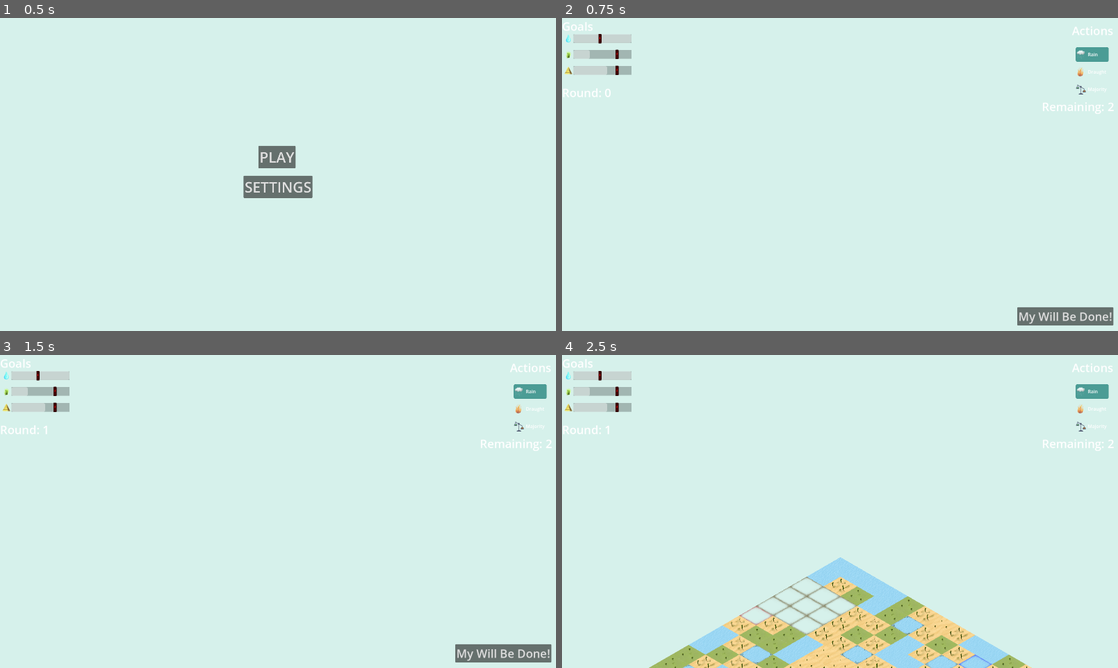
Above: before the commit, frames 1-4 (two rows, left to right).
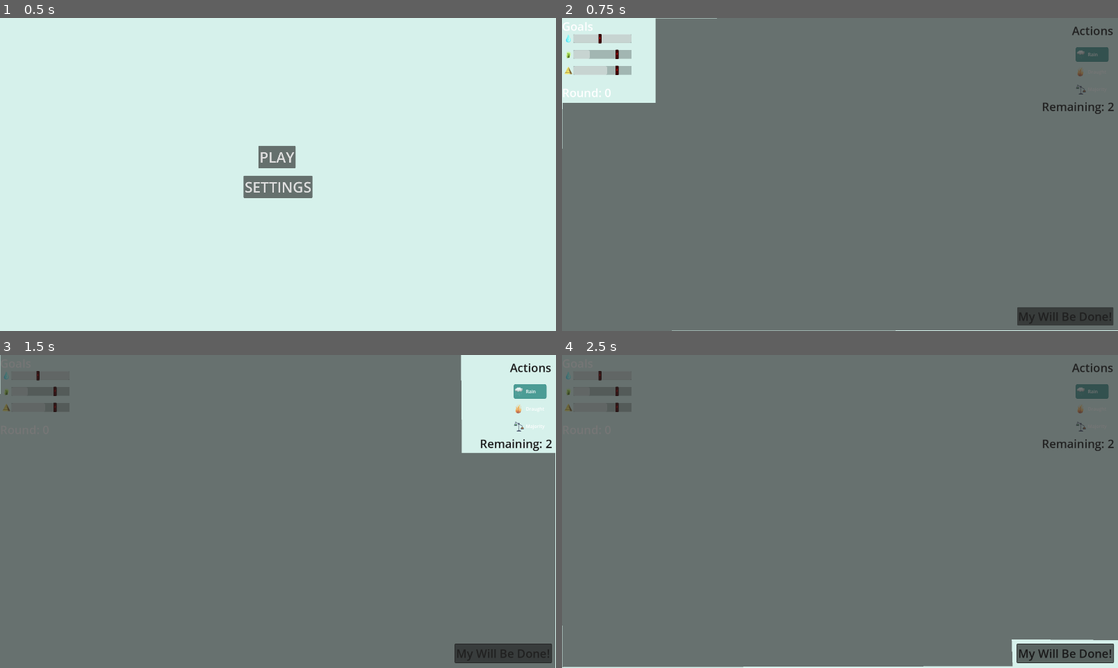
Above: after the commit, the same moments.

Repository: matouseek/game_jam_24
Game: Godot game, scene res://scenes/menu.tscn
Same seed, same stepped clock (60 frames per second), same inputs: the game is played once before the commit and once after it. The engine's default icon, where the game draws it, is replaced by a stand-in: a white triangle on a blue panel in a dark square.
Inputs (mouse positions are in pixels of both pictures, inside the frame that each line leads up to):
- Up to frame 1 (0.5 s): no input
- Up to frame 2 (0.75 s): click "PLAY" at 0.5 s
- Up to frame 3 (1.5 s): click (505, 652) at 1.25 s, where only the run before the commit has a clickable "My Will Be Done!"
- Up to frame 4 (2.5 s): click (1067, 652) at 2 s, where only the run before the commit has a clickable "My Will Be Done!"

Frame 1 is identical in both runs. In frame 2, 95% of the frame differs, in the area x 0-100%, y 0-100%; in frame 3, 95%; in frame 4, 99%.

Commit message:
Tutorial prepared

Diff:
--- a/project.godot
+++ b/project.godot
@@ -21,6 +21,7 @@
 HUD="*res://scenes/hud.tscn"
 G="*res://scripts/goals.gd"
 AS="*res://scenes/audio_settings.tscn"
+T="*res://scenes/tutorial.tscn"
 
 [display]
 
--- a/scenes/hud.tscn
+++ b/scenes/hud.tscn
@@ -20,6 +20,7 @@
 script = ExtResource("1_n2wg5")
 
 [node name="Actions" type="Node2D" parent="."]
+modulate = Color(0.103744, 0.103744, 0.103744, 1)
 position = Vector2(1761, 16)
 
 [node name="Label" type="Label" parent="Actions"]
@@ -118,10 +119,11 @@
 region_rect = Rect2(23.9042, 26.6709, 209.595, 208.901)
 
 [node name="ItemList" type="ItemList" parent="."]
-offset_left = 1769.0
-offset_top = 96.0
-offset_right = 1893.0
-offset_bottom = 380.0
+anchors_preset = -1
+anchor_left = 0.921354
+anchor_top = 0.0888889
+anchor_right = 0.985937
+anchor_bottom = 0.351852
 theme_override_colors/guide_color = Color(0, 0, 0, 0)
 theme_override_colors/font_color = Color(1, 1, 1, 1)
 theme_override_constants/icon_margin = 5
@@ -138,29 +140,55 @@
 item_1/icon = ExtResource("9_v6t22")
 item_2/text = "Majority"
 item_2/icon = ExtResource("11_et0tm")
+metadata/_edit_use_anchors_ = true
 
 [node name="WillBeDone" type="Button" parent="."]
-offset_left = 1572.0
-offset_top = 998.0
-offset_right = 1904.0
-offset_bottom = 1061.0
+modulate = Color(0.101961, 0.101961, 0.101961, 1)
+anchors_preset = -1
+anchor_left = 0.81875
+anchor_top = 0.924074
+anchor_right = 0.991667
+anchor_bottom = 0.982407
 theme_override_font_sizes/font_size = 40
 text = "My Will Be Done!"
+metadata/_edit_use_anchors_ = true
 
 [node name="RoundLabel" type="Label" parent="."]
-offset_top = 230.0
-offset_right = 147.0
-offset_bottom = 285.0
+anchors_preset = -1
+anchor_top = 0.212963
+anchor_right = 0.0885417
+anchor_bottom = 0.263889
+offset_top = -1.52588e-05
+offset_right = -23.0
 theme_override_font_sizes/font_size = 40
 text = "Round: 0"
+metadata/_edit_use_anchors_ = true
 
 [node name="RemainingActionsLabel" type="Label" parent="."]
-offset_left = 1657.0
-offset_top = 278.0
-offset_right = 1907.0
-offset_bottom = 333.0
+modulate = Color(0.101961, 0.101961, 0.101961, 1)
+anchors_preset = -1
+anchor_left = 0.863021
+anchor_top = 0.257407
+anchor_right = 0.993229
+anchor_bottom = 0.308333
 theme_override_font_sizes/font_size = 40
 text = "Remaining: 0"
+metadata/_edit_use_anchors_ = true
+
+[node name="P1" type="Polygon2D" parent="."]
+visible = false
+modulate = Color(0.145098, 0.145098, 0.145098, 0.627451)
+polygon = PackedVector2Array(2, 293, 323, 293, 323, 1, 1921, -2, 1921, 1077, -5, 1080)
+
+[node name="P2" type="Polygon2D" parent="."]
+visible = false
+modulate = Color(0.145098, 0.145098, 0.145098, 0.627451)
+polygon = PackedVector2Array(1592, -2, 1595, 337, 1918, 337, 1918, 1080, -2, 1083, 1, -11)
+
+[node name="P3" type="Polygon2D" parent="."]
+visible = false
+modulate = Color(0.145098, 0.145098, 0.145098, 0.627451)
+polygon = PackedVector2Array(-2, -5, 1921, -5, 1921, 984, 1553, 981, 1556, 1074, 1, 1077)
 
 [connection signal="item_clicked" from="ItemList" to="." method="_on_item_list_item_clicked"]
 [connection signal="pressed" from="WillBeDone" to="." method="_on_will_be_done_pressed"]
--- /dev/null
+++ b/scenes/tutorial.tscn
@@ -0,0 +1,6 @@
+[gd_scene load_steps=2 format=3 uid="uid://c6c3p1sd5den6"]
+
+[ext_resource type="Script" path="res://scripts/tutorial.gd" id="1_xp6vi"]
+
+[node name="Tutorial" type="CanvasLayer"]
+script = ExtResource("1_xp6vi")
--- a/scripts/game_manager.gd
+++ b/scripts/game_manager.gd
@@ -28,6 +28,12 @@
 	HUD.visible = true
 	$Environment.visible = true
 	AS.play_music("res://assets/Sounds/game_placeholder.mp3")
+	if (PS.tutorial):
+		AS.process_mode = Node.PROCESS_MODE_DISABLED
+		T.process_mode = Node.PROCESS_MODE_ALWAYS
+		$CameraUnlock.stop()
+		get_tree().paused = true
+
 
 func _input(event: InputEvent) -> void:
 	if (!limit_camera):
--- a/scripts/hud.gd
+++ b/scripts/hud.gd
@@ -13,6 +13,21 @@
 	G.TileTypes.MEADOW :  $Goals/Meadow/ProgressBar,
 	G.TileTypes.DESERT :  $Goals/Desert/ProgressBar
 }
+
+func first_step():
+	$P1.visible = true
+
+func second_step():
+	$P1.visible = false
+	$P2.visible = true
+
+func third_step():
+	$P2.visible = false
+	$P3.visible = true
+
+func last_step():
+	$P3.visible = false
+
 
 func _ready() -> void:
 	$ItemList.select(0)
--- a/scripts/player_state.gd
+++ b/scripts/player_state.gd
@@ -7,7 +7,7 @@
 }
 
 const MAX_ACTIONS_PER_TURN: int = 2
-
+var tutorial = true
 var is_player_turn: bool = true
 var selected_effect: PlayerEffects = PlayerEffects.RAIN
 var remaining_actions: int = MAX_ACTIONS_PER_TURN
--- /dev/null
+++ b/scripts/tutorial.gd
@@ -0,0 +1,17 @@
+extends CanvasLayer
+var step = 1
+func _input(event: InputEvent) -> void:
+	if (event.is_action_pressed("mouse_click")):
+		if (step == 1):
+			HUD.first_step()
+		elif (step == 2):
+			HUD.second_step()
+		elif (step == 3):
+			HUD.third_step()
+		elif (step == 4):
+			HUD.last_step()
+			get_tree().paused = false
+			PS.tutorial = false
+			process_mode = Node.PROCESS_MODE_DISABLED
+			AS.process_mode = Node.PROCESS_MODE_ALWAYS
+		step+=1
